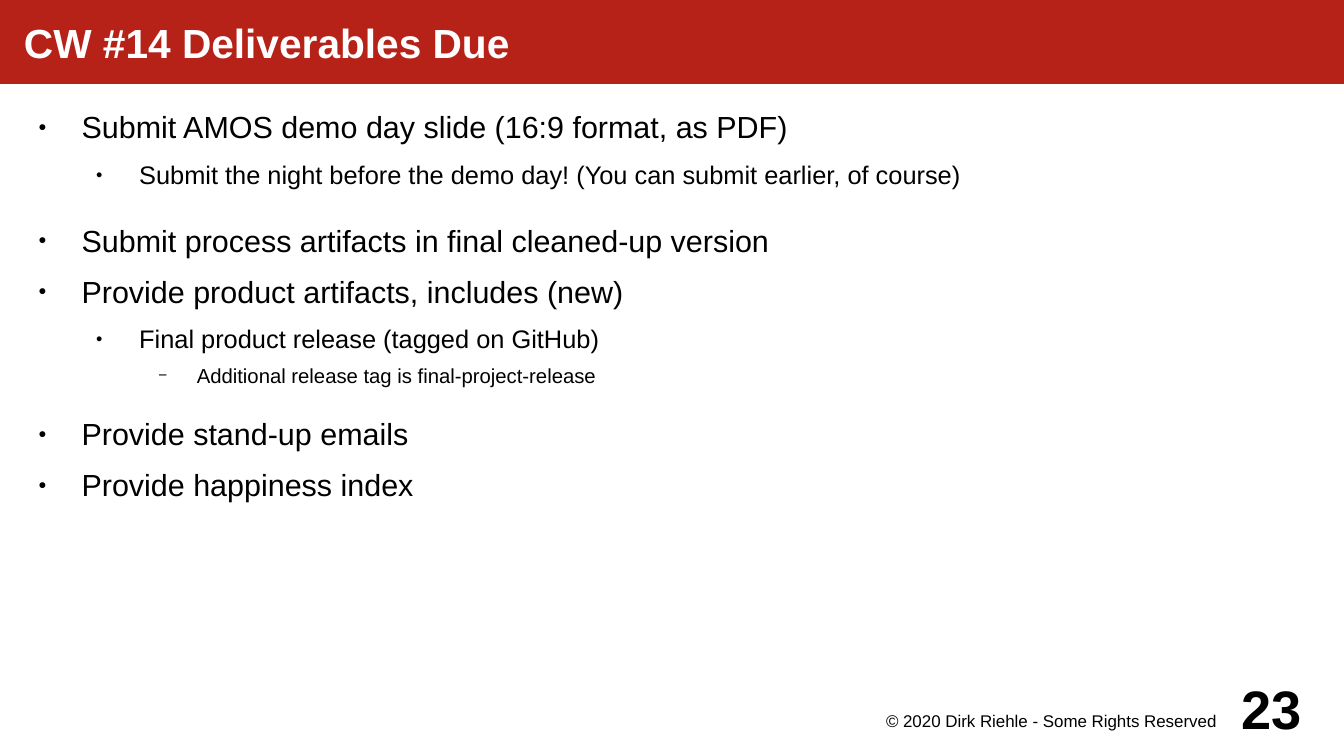
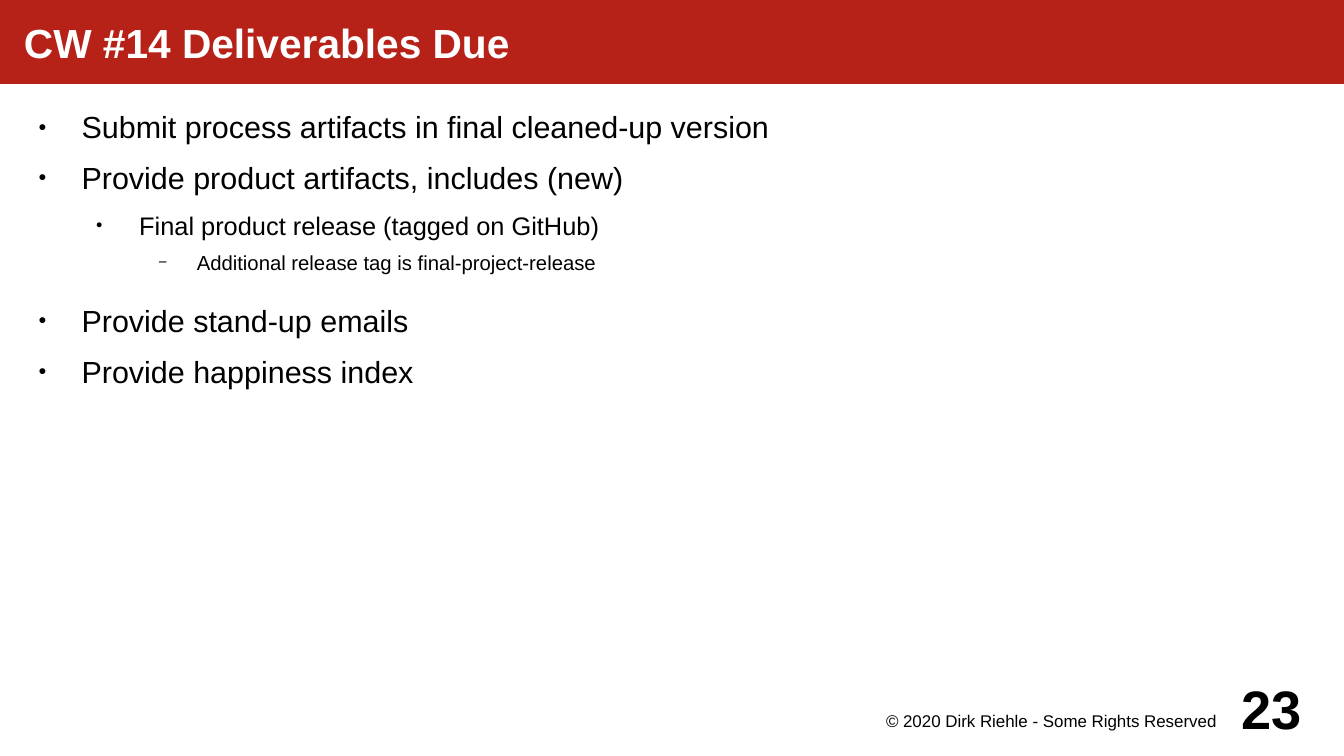
Before and after one commit to dirkriehle/amos-course, a slide deck: slide 23 of Lecture slides/AMOS A02 - Course Schedule.odp. Drawn at 1344x756 pixels with LibreOffice and Linux fonts; fonts in the diff are those of the drawing. Boxes give left, top, right and bottom in pixels: in the first picture for what was removed or moved away, otherwise in the second. Text is boxed around its words. In the diff, an @@ line names an element or a change of style, - is before the commit and + after.

Commit message:
Added clarificaton on team meeting slots and demo day slide

```diff
--- a/Lecture slides/AMOS A02 - Course Schedule.odp
+++ b/Lecture slides/AMOS A02 - Course Schedule.odp
@@ text at [82,116,961,189]: paragraphs removed @@
-● Submit AMOS demo day slide (16:9 format, as PDF)
-  ● Submit the night before the demo day! (You can submit earlier, of course)
```
Also in this commit, not shown: 3 other slides changed, 1 other file.
